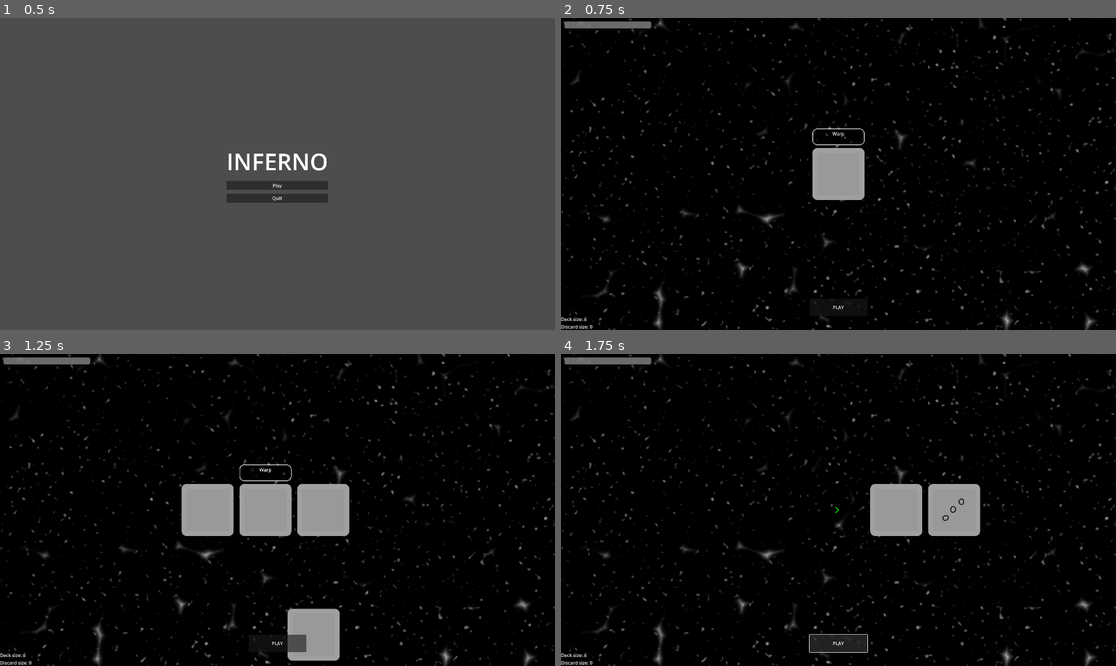
Above: before the commit, frames 1-4 (two rows, left to right).
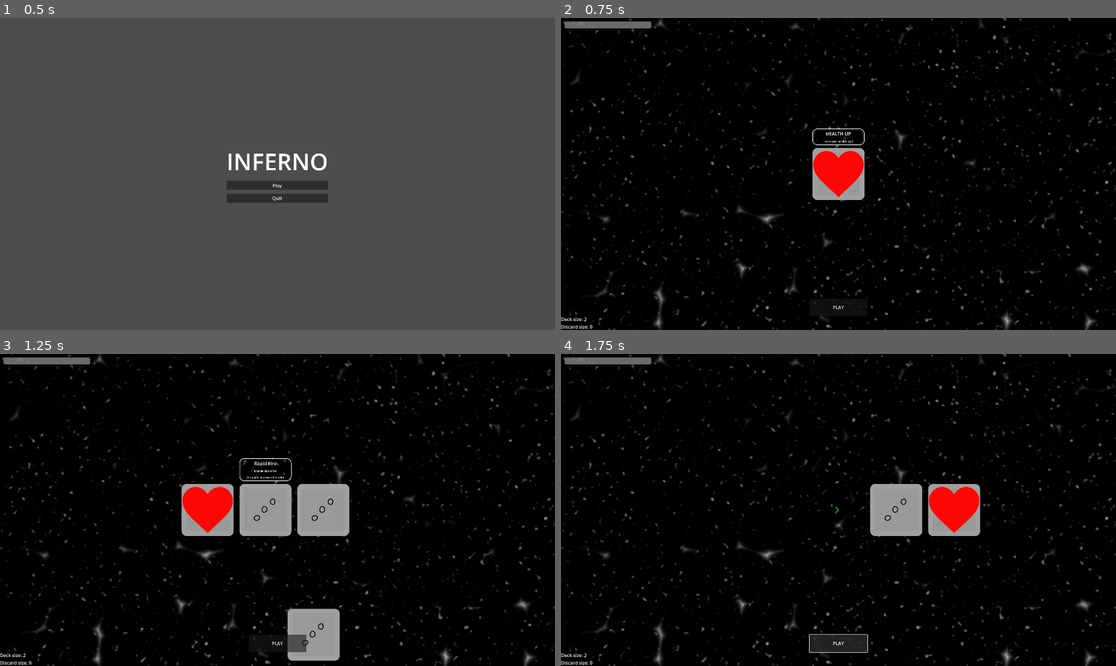
Above: after the commit, the same moments.

Repository: wpuerner/inferno
Game: Godot game, scene res://scenes/main_menu.tscn
The game is run twice, just before and just after one commit, with the same random seed, the same clock (stepped at 60 frames per second) and the same inputs.
Inputs:
- Up to frame 1 (0.5 s): no input
- Up to frame 2 (0.75 s): click "Play" at 0.5 s
- Up to frame 3 (1.25 s): no input
- Up to frame 4 (1.75 s): click "PLAY" at 1.25 s

Frame 1 is identical in both runs. In frame 2, 1.0% of the frame differs, in the area x 4-55%, y 36-98%; in frame 3, 1.2%, in the area x 4-61%, y 33-98%; in frame 4, 1.0%.

Commit message:
health up rune and player health attribute

Diff:
--- a/scenes/attributes/attribute/attribute.gd
+++ b/scenes/attributes/attribute/attribute.gd
@@ -1,15 +1,18 @@
 class_name Attribute extends Resource
 
-var value
+signal was_changed(new_value)
+
+var _value
 
 func set_value(new_value):
-	value = new_value
+	_value = new_value
+	was_changed.emit(_value)
 
 func get_value():
-	return value
+	return _value
 
 func get_default_value():
 	push_error("Must implement get_default_value for child attributes")
 
 func reset():
-	value = get_default_value()
+	set_value(get_default_value())
--- /dev/null
+++ b/scenes/attributes/player_health/player_health_attribute.gd
@@ -0,0 +1,10 @@
+extends Attribute
+
+@export var max_health: int = 8
+
+func set_value(new_value: int):
+	if new_value <= max_health:
+		super(new_value)
+
+func get_default_value():
+	return get_value()
--- /dev/null
+++ b/scenes/attributes/player_health/player_health_attribute.tres
@@ -0,0 +1,6 @@
+[gd_resource type="Resource" load_steps=2 format=3 uid="uid://bt2vdbxh8y806"]
+
+[ext_resource type="Script" path="res://scenes/attributes/player_health/player_health_attribute.gd" id="1_wyus8"]
+
+[resource]
+script = ExtResource("1_wyus8")
--- a/scenes/interface/hand_interface/hand.gd
+++ b/scenes/interface/hand_interface/hand.gd
@@ -7,6 +7,10 @@
 const SEPARATION: int = 200
 
 var selected_cards: Array[RuneCard] = []
+
+func activate():
+	for card in selected_cards:
+		card.rune.activate()
 
 func open_with_runes(runes: Array[Rune]):
 	for rune in runes:
@@ -32,6 +36,7 @@
 	return runes
 
 func close():
+	selected_cards.clear()
 	while get_child_count() > 0:
 		var child: Node2D = get_children()[0]
 		var tween: Tween = get_tree().create_tween()
--- a/scenes/main.gd
+++ b/scenes/main.gd
@@ -1,4 +1,6 @@
 extends Node2D
+
+@export var player_health_attribute: Attribute
 
 @onready var hand: Node2D = find_child("Hand")
 @onready var debug_overlay = get_node("/root/DebugOverlay")
@@ -11,10 +13,12 @@
 var active_enemies: Array[Node2D] = []
 
 func _ready():
+	player_health_attribute.was_changed.connect(_on_player_health_attribute_was_changed)
 	$HandCanvasLayer.find_child("Hand").position = get_viewport_rect().size / 2
 	_open_hand()
 
 func _on_play_button_pressed():
+	hand.activate()
 	hand.close()
 	await hand.was_closed
 	$HandCanvasLayer.visible = false
@@ -53,7 +57,7 @@
 	$HandCanvasLayer.visible = true
 	hand.open_with_runes($RunePool.get_hand())
 
-func _on_player_health_was_changed(new_amount):
+func _on_player_health_attribute_was_changed(new_amount):
 	health_bar.value = new_amount
 
 func _on_new_run_button_pressed():
--- a/scenes/main.tscn
+++ b/scenes/main.tscn
@@ -1,14 +1,12 @@
-[gd_scene load_steps=16 format=3 uid="uid://bl5h7px3w3u8b"]
+[gd_scene load_steps=14 format=3 uid="uid://bl5h7px3w3u8b"]
 
 [ext_resource type="PackedScene" uid="uid://pdahs317ljur" path="res://scenes/player/player.tscn" id="1_tjb1v"]
 [ext_resource type="Script" path="res://scenes/main.gd" id="1_vyh3l"]
+[ext_resource type="Resource" uid="uid://bt2vdbxh8y806" path="res://scenes/attributes/player_health/player_health_attribute.tres" id="2_fudvi"]
+[ext_resource type="PackedScene" uid="uid://box2am0ofumyl" path="res://scenes/runes/health_up/health_up.tscn" id="6_xrlci"]
 [ext_resource type="Script" path="res://scenes/debug_display.gd" id="11_yos21"]
 [ext_resource type="Script" path="res://scenes/handlers/rune_pool.gd" id="12_pu1ml"]
 [ext_resource type="PackedScene" uid="uid://drn72cu2ncene" path="res://scenes/runes/rapid_fire/rapid_fire.tscn" id="13_g0dpi"]
-[ext_resource type="PackedScene" uid="uid://bsaoofryqsgo8" path="res://scenes/runes/explosive/explosive.tscn" id="14_y5m0x"]
-[ext_resource type="PackedScene" uid="uid://v55nyikrr6u6" path="res://scenes/runes/scatter_shot/scatter_shot.tscn" id="15_2rxl3"]
-[ext_resource type="PackedScene" uid="uid://banoqqqiycy83" path="res://scenes/runes/worms/worms.tscn" id="16_0sl1q"]
-[ext_resource type="PackedScene" uid="uid://htuatyjsj8qn" path="res://scenes/runes/warp/warp.tscn" id="17_dhgyn"]
 [ext_resource type="PackedScene" uid="uid://bol8r1078ljn6" path="res://scenes/interface/hand_interface/hand.tscn" id="19_j6yop"]
 [ext_resource type="PackedScene" uid="uid://dyxjrdhdnrs2b" path="res://scenes/game_camera.tscn" id="20_q2ocl"]
 
@@ -40,9 +38,11 @@
 [node name="Main" type="Node2D"]
 y_sort_enabled = true
 script = ExtResource("1_vyh3l")
+player_health_attribute = ExtResource("2_fudvi")
 
 [node name="Player" parent="." instance=ExtResource("1_tjb1v")]
 process_mode = 4
+player_health_attribute = ExtResource("2_fudvi")
 
 [node name="RunePool" type="Node" parent="."]
 script = ExtResource("12_pu1ml")
@@ -55,19 +55,11 @@
 
 [node name="RapidFire4" parent="RunePool" instance=ExtResource("13_g0dpi")]
 
-[node name="Explosive" parent="RunePool" instance=ExtResource("14_y5m0x")]
+[node name="HealthUp" parent="RunePool" instance=ExtResource("6_xrlci")]
 
-[node name="Explosive2" parent="RunePool" instance=ExtResource("14_y5m0x")]
+[node name="HealthUp2" parent="RunePool" instance=ExtResource("6_xrlci")]
 
-[node name="ScatterShot" parent="RunePool" instance=ExtResource("15_2rxl3")]
-
-[node name="ScatterShot2" parent="RunePool" instance=ExtResource("15_2rxl3")]
-
-[node name="Worms" parent="RunePool" instance=ExtResource("16_0sl1q")]
-
-[node name="Warp" parent="RunePool" instance=ExtResource("17_dhgyn")]
-
-[node name="Warp2" parent="RunePool" instance=ExtResource("17_dhgyn")]
+[node name="HealthUp3" parent="RunePool" instance=ExtResource("6_xrlci")]
 
 [node name="GameplayOverlayCanvasLayer" type="CanvasLayer" parent="."]
 
@@ -169,7 +161,6 @@
 grow_vertical = 0
 script = ExtResource("11_yos21")
 
-[connection signal="health_was_changed" from="Player" to="." method="_on_player_health_was_changed"]
 [connection signal="was_killed" from="Player" to="." method="_on_player_was_killed"]
 [connection signal="pressed" from="GameplayMenuCanvasLayer/GameOverMenu/MarginContainer/HBoxContainer/NewRunButton" to="." method="_on_new_run_button_pressed"]
 [connection signal="pressed" from="GameplayMenuCanvasLayer/GameOverMenu/MarginContainer/HBoxContainer/QuitButton" to="." method="_on_quit_button_pressed"]
--- a/scenes/player/player.gd
+++ b/scenes/player/player.gd
@@ -1,20 +1,19 @@
 extends CharacterBody2D
 
 signal was_killed
-signal health_was_changed(new_amount: int)
+
+@export var player_health_attribute: Attribute
 
 var can_fire: bool = true
-var health: int = 8
 
 const MAX_SPEED: float = 100
 const ACCELERATION: float = 500
 const DECELERATION: float = 700
 
 func apply_damage(amount: int):
-	if health <= 0: return
-	health -= amount
-	health_was_changed.emit(health)
-	if health <= 0:
+	if player_health_attribute.get_value() <= 0: return
+	player_health_attribute.set_value(player_health_attribute.get_value() - amount)
+	if player_health_attribute.get_value() <= 0:
 		was_killed.emit()
 		queue_redraw()
 		set_physics_process(false)
@@ -23,6 +22,8 @@
 		await $OnDeathAnimation.animation_finished
 		$OnDeathAnimation.visible = false
 
+func _ready():
+	player_health_attribute.set_value(8)
 
 func _physics_process(delta: float):
 	var direction_x: float = Input.get_axis("move_left", "move_right")
@@ -39,7 +40,7 @@
 	if Input.is_action_pressed("primary_fire") and can_fire: _fire_bullet()
 
 func _draw():
-	if health > 0:
+	if player_health_attribute.get_value() > 0:
 		draw_polyline([Vector2(-20, -20), Vector2(0, 0), Vector2(-20, 20)], Color.GREEN, 5, true)
 
 func _fire_bullet():
--- /dev/null
+++ b/scenes/runes/health_up/health_up.gd
@@ -0,0 +1,6 @@
+extends Rune
+
+@export var player_health_attribute: Attribute
+
+func activate():
+	player_health_attribute.set_value(player_health_attribute.get_value() + 1)
--- /dev/null
+++ b/scenes/runes/health_up/health_up.tscn
@@ -0,0 +1,13 @@
+[gd_scene load_steps=5 format=3 uid="uid://box2am0ofumyl"]
+
+[ext_resource type="PackedScene" uid="uid://cn4mq7b3ab4pw" path="res://scenes/runes/rune.tscn" id="1_5eg7m"]
+[ext_resource type="Script" path="res://scenes/runes/health_up/health_up.gd" id="2_ify43"]
+[ext_resource type="Resource" uid="uid://bt2vdbxh8y806" path="res://scenes/attributes/player_health/player_health_attribute.tres" id="3_x4lh7"]
+[ext_resource type="Texture2D" uid="uid://e5mbaqe7xtcv" path="res://scenes/runes/health_up/Designbolts-Free-Valentine-Heart-Heart.256.png" id="4_ispdr"]
+
+[node name="HealthUp" instance=ExtResource("1_5eg7m")]
+script = ExtResource("2_ify43")
+player_health_attribute = ExtResource("3_x4lh7")
+display_name = "HEALTH UP"
+icon = ExtResource("4_ispdr")
+effect_description = "Increases health by 1"
Binary file added: scenes/runes/health_up/Designbolts-Free-Valentine-Heart-Heart.256.png
Not shown, added: scenes/runes/health_up/Designbolts-Free-Valentine-Heart-Heart.256.png.import
